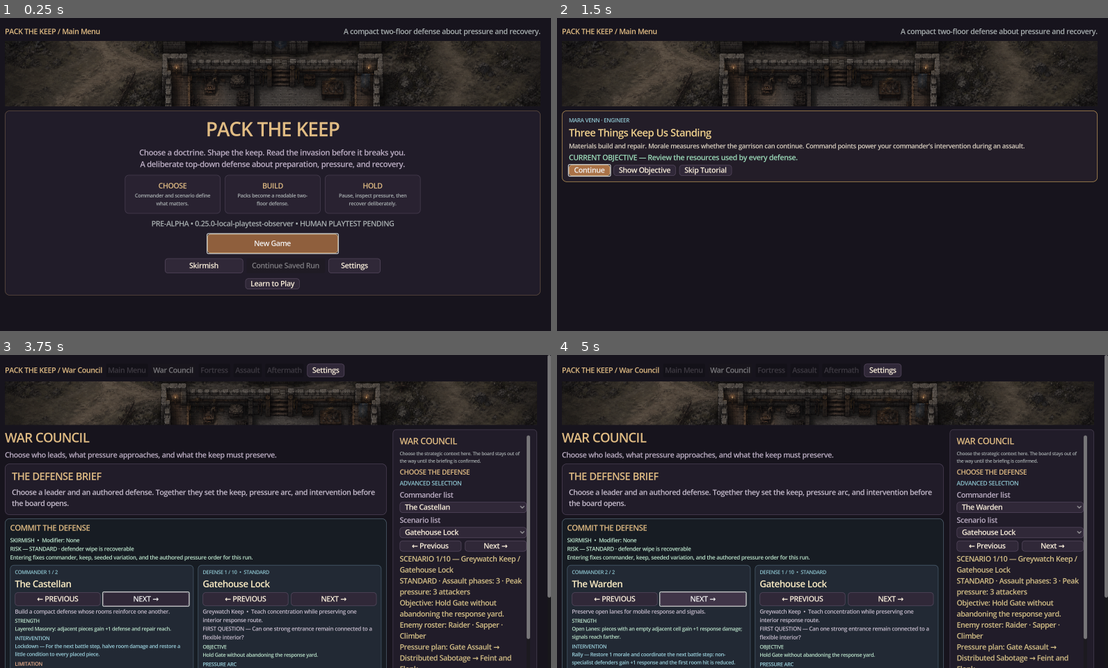
Above: before the commit, frames 1-4 (two rows, left to right).
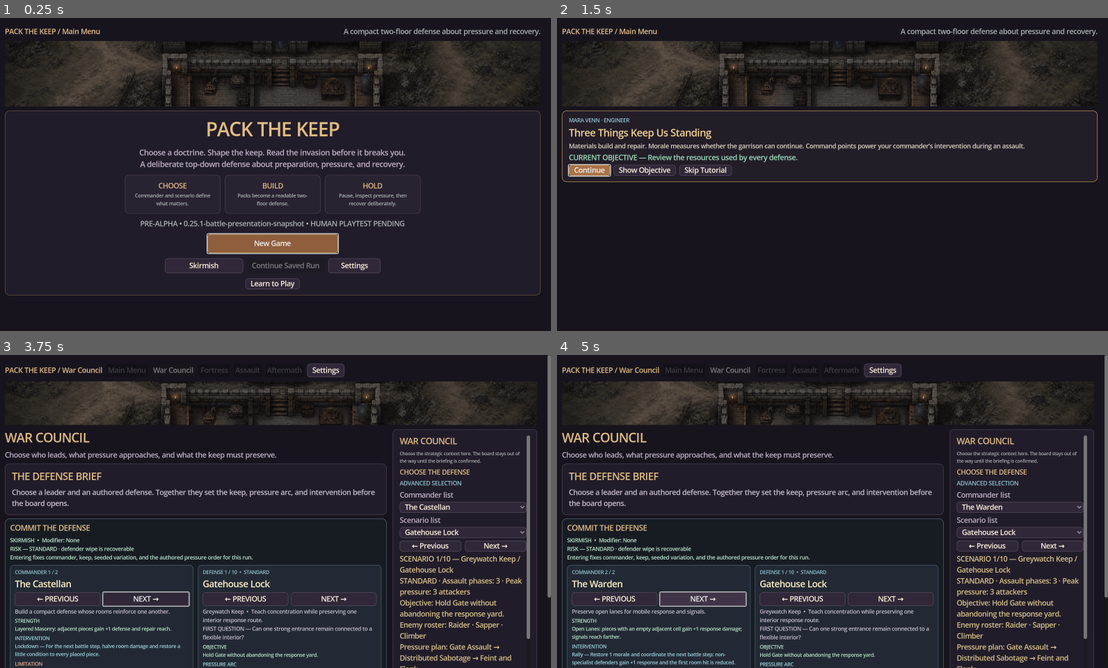
Above: after the commit, the same moments.

Repository: raphaelroshan/pack-the-keep
Game: Godot game, scene res://scenes/Main.tscn
The game is run twice, just before and just after one commit, with the same random seed, the same clock (stepped at 60 frames per second) and the same inputs.
Inputs:
- Up to frame 1 (0.25 s): no input
- Up to frame 2 (1.5 s): click "New Game" at 0.5 s; click "Continue" at 1.25 s
- Up to frame 3 (3.75 s): click "Continue" at 2 s; click "Show Objective" at 2.75 s; click "Skip Tutorial" at 3.5 s
- Up to frame 4 (5 s): click "NEXT →" at 4.25 s

The runs differ from the first frame. In frame 1, 0.6% of the frame differs, in the area x 25-74%, y 64-68%; in frame 2, nothing differs; in frame 3, less than 0.1%; in frame 4, less than 0.1%.

Commit message:
refactor: snapshot battle presentation

Diff:
--- a/content/content_manifest.json
+++ b/content/content_manifest.json
@@ -1,7 +1,7 @@
 {
   "schema_version": 1,
   "game_id": "pack-the-keep",
-  "content_version": "0.25.0",
+  "content_version": "0.25.1",
   "p4_vertical_slice": {
     "status": "implemented",
     "scorecard": "each_resolved_wave_records_doctrine_outcome_damage_defeated_enemies_and_recovery_actions",
@@ -523,6 +523,14 @@
     "authority": "presentation_observation_only_no_run_save_or_simulation_fields",
     "evidence": ["design/p43_local_playtest_observation.md", "docs/p43_local_playtest_observation_verification.md", "tests/test_p43_local_playtest_observer.gd", "tools/capture_vertical_slice.gd"],
     "next_slice": "p44_presentation_snapshot_boundary"
+  },
+  "p44_presentation_snapshot_boundary": {
+    "status": "implemented",
+    "scope": "battle_command_rail_and_response_preview",
+    "read_model": ["battle_state", "time_commands", "ability_availability", "focused_threat", "response_projection"],
+    "authority": "read_only_projection_over_pack_keep_state",
+    "evidence": ["design/p44_battle_presentation_snapshot.md", "docs/p44_battle_presentation_snapshot_verification.md", "tests/test_p44_battle_presentation_snapshot.gd"],
+    "next_slice": "p45_presentation_audit_mode"
   },
   "campaign": {
     "title": "The Bell at Dusk",
--- a/content/gameplay_framework.json
+++ b/content/gameplay_framework.json
@@ -1,7 +1,7 @@
 {
   "schema_version": 1,
   "game_id": "pack-the-keep",
-  "framework_version": "0.25.0-local-playtest-observer",
+  "framework_version": "0.25.1-battle-presentation-snapshot",
   "design_promise": "Choose a commander, open a coherent pack, arrange a readable keep, and adapt when a forecasted invasion tests the doctrine you chose.",
   "p0_alpha_foundation": {
     "status": "implemented",
@@ -1810,6 +1810,13 @@
     "capture": "stable_1600x900_nine_screen_graphical_harness",
     "privacy_rule": "no_identifiers_network_upload_or_human_evidence_claims"
   },
+  "battle_presentation_snapshot": {
+    "status": "implemented",
+    "read_model": ["phase_state", "pause_action", "manual_step_availability", "speed", "commander_ability", "focused_threat", "response_preview"],
+    "consumer": "battle_command_rail",
+    "compatibility": "existing_refresh_helpers_delegate_to_snapshot_renderer",
+    "determinism_rule": "snapshot_build_is_repeatable_and_does_not_mutate_pack_keep_state"
+  },
   "unit_availability": {
     "status": "vertical_slice",
     "starter_pieces": [
--- a/content/p12_alpha_checklist.json
+++ b/content/p12_alpha_checklist.json
@@ -1,6 +1,6 @@
 {
   "schema_version": 1,
-  "build_version": "0.25.0-local-playtest-observer",
+  "build_version": "0.25.1-battle-presentation-snapshot",
   "status": "candidate",
   "checks": [
     {"id": "windows_launch", "status": "implemented", "evidence": ["tests/test_release_identity.py", "tools/run_packaged_smoke.py", ".github/workflows/ci.yml"]},
--- a/content/p16_playtest_protocol.json
+++ b/content/p16_playtest_protocol.json
@@ -1,6 +1,6 @@
 {
   "schema_version": 1,
-  "build_version": "0.25.0-local-playtest-observer",
+  "build_version": "0.25.1-battle-presentation-snapshot",
   "status": "ready_for_human_sessions",
   "release_ready": false,
   "minimum_completed_sessions": 4,
--- a/project.godot
+++ b/project.godot
@@ -6,7 +6,7 @@
 
 [application]
 config/name="Pack the Keep"
-config/version="0.25.0-local-playtest-observer"
+config/version="0.25.1-battle-presentation-snapshot"
 run/main_scene="res://scenes/Main.tscn"
 config/features=PackedStringArray("4.3", "GL Compatibility")
 boot_splash/bg_color=Color(0.045, 0.04, 0.055, 1)
--- /dev/null
+++ b/src/ui/battle_presentation_snapshot.gd
@@ -0,0 +1,80 @@
+class_name BattlePresentationSnapshot
+extends RefCounted
+
+static func build(keep: Object, battle_paused: bool, assault_ready_reason: String, focused_enemy_index: int, battle_speed: float) -> Dictionary:
+	if keep == null:
+		return {}
+	var phase_text: String = "PHASE %d/%d  •  TICK %d" % [keep.wave_index, maxi(1, keep.authored_wave_count()), keep.battle_step]
+	var state_text: String
+	if not keep.wave_active:
+		state_text = "BATTLE STATE — NO ACTIVE ASSAULT\nPrepare the defense or review the resolved outcome."
+	elif not assault_ready_reason.is_empty():
+		state_text = "BATTLE STATE — %s  •  PAUSED\nRead first contact, then sound the bell when the defense is understood." % phase_text
+	elif battle_paused:
+		state_text = "BATTLE STATE — %s  •  PAUSED\nInspect targets and timing before resuming the real-time assault." % phase_text
+	else:
+		state_text = "BATTLE STATE — %s  •  LIVE %.1fx\nWatch health, projectiles, and target lines; pause whenever the answer is unclear." % [phase_text, battle_speed]
+
+	var commander: Dictionary = keep.commander_definition(keep.commander_id)
+	var ability_spent: bool = bool(keep.lockdown_used) if keep.commander_id == "castellan" else bool(keep.rally_used)
+	var ability_ready: bool = keep.wave_active and keep.command_points > 0 and not ability_spent
+	var ability_status: String = "READY" if ability_ready else "SPENT" if ability_spent else "UNAVAILABLE"
+	var active_focus: bool = focused_enemy_index >= 0 and focused_enemy_index < keep.enemies.size() and not bool(keep.enemies[focused_enemy_index].get("defeated", false))
+	var focus_name: String = ""
+	if active_focus:
+		var focus_enemy_id: String = String(keep.enemies[focused_enemy_index].get("enemy_id", ""))
+		focus_name = String(keep.enemy_definition(focus_enemy_id).get("name", focus_enemy_id.replace("_", " ").capitalize()))
+
+	return {
+		"phase": keep.wave_index,
+		"phase_count": maxi(1, keep.authored_wave_count()),
+		"tick": keep.battle_step,
+		"paused": battle_paused,
+		"ready": not assault_ready_reason.is_empty(),
+		"speed": battle_speed,
+		"state_text": state_text,
+		"pause_text": "Sound the bell (Space)" if not assault_ready_reason.is_empty() else "Resume battle (Space)" if battle_paused else "Pause battle (Space)",
+		"manual_step_enabled": keep.wave_active and battle_paused and assault_ready_reason.is_empty(),
+		"speed_text": "Speed: %.1fx (1/2/3)" % battle_speed,
+		"ability": {
+			"name": String(commander.get("ability_name", "Ability")),
+			"commander": String(commander.get("name", keep.commander_id)).replace("The ", ""),
+			"tooltip": String(commander.get("ability_text", "Use once per assault phase.")),
+			"ready": ability_ready,
+			"status": ability_status,
+		},
+		"focus": {
+			"active": active_focus,
+			"index": focused_enemy_index,
+			"name": focus_name,
+			"button_text": "Inspect focused threat — %s" % focus_name if active_focus else "Inspect focused threat",
+		},
+		"response_text": _response_text(keep, focused_enemy_index, battle_paused),
+	}
+
+static func _response_text(keep: Object, focused_enemy_index: int, battle_paused: bool) -> String:
+	if focused_enemy_index < 0 or focused_enemy_index >= keep.enemies.size() or bool(keep.enemies[focused_enemy_index].get("defeated", false)):
+		return "RESPONSE — Select an active enemy on the map or press Tab. Tactical controls contain the fallback list."
+	var inspection: Dictionary = keep.inspect_enemy(focused_enemy_index)
+	var ability_name: String = String(keep.commander_definition(keep.commander_id).get("ability_name", "Ability"))
+	var ability_state: String = "available" if keep.command_points > 0 and not bool(keep.lockdown_used if keep.commander_id == "castellan" else keep.rally_used) else "spent or unavailable"
+	var timing_text: String = "PAUSED PREVIEW — commit when ready" if battle_paused else "RUNNING — pause to inspect before committing"
+	var target_text: String = String(keep.enemy_target_readout(focused_enemy_index).get("summary", "Approaching"))
+	var counter_id: String = String(inspection.get("counter", ""))
+	var counter_name: String = String(keep.piece_definition(counter_id).get("name", counter_id.replace("_", " ").capitalize())) if not counter_id.is_empty() else "Read the forecast"
+	var response: Dictionary = keep.defender_response_preview(focused_enemy_index)
+	var strike_timing: Dictionary = keep.enemy_attack_timing(focused_enemy_index)
+	var strike_text: String = "STRIKE: cadence unavailable"
+	if bool(strike_timing.get("ok", false)):
+		var interval: int = int(strike_timing.get("attack_interval", 1))
+		if bool(strike_timing.get("within_wave", true)):
+			strike_text = "STRIKE: every %d tick%s · next T%d" % [interval, "" if interval == 1 else "s", int(strike_timing.get("next_attack_step", 0))]
+		else:
+			strike_text = "STRIKE: cadence complete for this assault phase"
+	var attacker_names: Array[String] = []
+	for attacker in response.get("attackers", []):
+		attacker_names.append("%s (%d)" % [String(attacker.get("name", "Defender")), int(attacker.get("damage", 0))])
+	var engagement_text: String = "NEXT STEP: no ready defender commits to this target"
+	if not attacker_names.is_empty():
+		engagement_text = "NEXT STEP: %s → %d damage · projected %d hp" % [", ".join(attacker_names), int(response.get("expected_damage", 0)), int(response.get("projected_health", 0))]
+	return "RESPONSE — FOCUSED %d: %s\n%s\nTHREAT: %s | TARGET: %s | %s\n%s\n%s\nCOUNTERS: %s\n%s: %s (%d command)" % [focused_enemy_index + 1, String(inspection.get("name", "enemy")), timing_text, String(inspection.get("doctrine", "approaching")).replace("_", " ").to_upper(), target_text, String(response.get("contact_state", "APPROACH")), strike_text, engagement_text, counter_name, ability_name, ability_state, keep.command_points]
--- a/src/ui/main.gd
+++ b/src/ui/main.gd
@@ -11,6 +11,7 @@
 const PackOfferPanelView = preload("res://src/ui/pack_offer_panel.gd")
 const InspectionPanelView = preload("res://src/ui/inspection_panel.gd")
 const LocalPlaytestObserverView = preload("res://src/ui/local_playtest_observer.gd")
+const BattlePresentationSnapshotView = preload("res://src/ui/battle_presentation_snapshot.gd")
 
 const PackKeepState = preload("res://src/core/keep_state.gd")
 const PackagedSmoke = preload("res://src/platform/packaged_smoke.gd")
@@ -141,6 +142,7 @@
 var inspect_enemy_button: Button
 var battle_tactical_button: Button
 var battle_tactical_panel: VBoxContainer
+var battle_presentation_snapshot: Dictionary = {}
 var mute_button: Button
 var contrast_button: Button
 var reduced_motion_button: Button
@@ -2635,61 +2637,27 @@
 		_cycle_enemy_focus(1)
 
 func _refresh_battle_command_hierarchy() -> void:
-	if battle_state_label == null or inspect_enemy_button == null:
-		return
-	var phase_text: String = "PHASE %d/%d  •  TICK %d" % [keep.wave_index, maxi(1, keep.authored_wave_count()), keep.battle_step]
-	if not keep.wave_active:
-		battle_state_label.text = "BATTLE STATE — NO ACTIVE ASSAULT\nPrepare the defense or review the resolved outcome."
-	elif not assault_ready_reason.is_empty():
-		battle_state_label.text = "BATTLE STATE — %s  •  PAUSED\nRead first contact, then sound the bell when the defense is understood." % phase_text
-	elif battle_paused:
-		battle_state_label.text = "BATTLE STATE — %s  •  PAUSED\nInspect targets and timing before resuming the real-time assault." % phase_text
-	else:
-		battle_state_label.text = "BATTLE STATE — %s  •  LIVE %.1fx\nWatch health, projectiles, and target lines; pause whenever the answer is unclear." % [phase_text, _battle_speed()]
-
-	var active_focus: bool = focused_enemy_index >= 0 and focused_enemy_index < keep.enemies.size() and not bool(keep.enemies[focused_enemy_index].get("defeated", false))
-	inspect_enemy_button.disabled = not keep.wave_active or not active_focus
-	if active_focus:
-		var enemy_id: String = String(keep.enemies[focused_enemy_index].get("enemy_id", ""))
-		var enemy_name: String = String(keep.enemy_definition(enemy_id).get("name", enemy_id.replace("_", " ").capitalize()))
-		inspect_enemy_button.text = "Inspect focused threat — %s" % enemy_name
-	else:
-		inspect_enemy_button.text = "Inspect focused threat"
-
-	var ability_spent: bool = bool(keep.lockdown_used) if keep.commander_id == "castellan" else bool(keep.rally_used)
-	var ability_ready: bool = keep.wave_active and keep.command_points > 0 and not ability_spent
-	commander_ability_button.disabled = not ability_ready
-	commander_ability_button.text += " — %s" % ("READY" if ability_ready else "SPENT" if ability_spent else "UNAVAILABLE")
+	_refresh_battle_presentation()
 
 func _refresh_response_preview() -> void:
-	if response_preview_label == null:
-		return
-	if focused_enemy_index < 0 or focused_enemy_index >= keep.enemies.size() or bool(keep.enemies[focused_enemy_index].get("defeated", false)):
-		response_preview_label.text = "RESPONSE — Select an active enemy on the map or press Tab. The dropdown remains a fallback."
-		return
-	var inspection: Dictionary = keep.inspect_enemy(focused_enemy_index)
-	var ability_name: String = String(keep.commander_definition(keep.commander_id).get("ability_name", "Ability"))
-	var ability_state: String = "available" if keep.command_points > 0 and not bool(keep.lockdown_used if keep.commander_id == "castellan" else keep.rally_used) else "spent or unavailable"
-	var timing_text: String = "PAUSED PREVIEW — commit when ready" if battle_paused else "RUNNING — pause to inspect before committing"
-	var target_text: String = String(keep.enemy_target_readout(focused_enemy_index).get("summary", "Approaching"))
-	var counter_id: String = String(inspection.get("counter", ""))
-	var counter_name: String = String(keep.piece_definition(counter_id).get("name", counter_id.replace("_", " ").capitalize())) if not counter_id.is_empty() else "Read the forecast"
-	var response: Dictionary = keep.defender_response_preview(focused_enemy_index)
-	var strike_timing: Dictionary = keep.enemy_attack_timing(focused_enemy_index)
-	var strike_text: String = "STRIKE: cadence unavailable"
-	if bool(strike_timing.get("ok", false)):
-		var interval: int = int(strike_timing.get("attack_interval", 1))
-		if bool(strike_timing.get("within_wave", true)):
-			strike_text = "STRIKE: every %d tick%s · next T%d" % [interval, "" if interval == 1 else "s", int(strike_timing.get("next_attack_step", 0))]
-		else:
-			strike_text = "STRIKE: cadence complete for this assault phase"
-	var attacker_names: Array[String] = []
-	for attacker in response.get("attackers", []):
-		attacker_names.append("%s (%d)" % [String(attacker.get("name", "Defender")), int(attacker.get("damage", 0))])
-	var engagement_text: String = "NEXT STEP: no ready defender commits to this target"
-	if not attacker_names.is_empty():
-		engagement_text = "NEXT STEP: %s → %d damage · projected %d hp" % [", ".join(attacker_names), int(response.get("expected_damage", 0)), int(response.get("projected_health", 0))]
-	response_preview_label.text = "RESPONSE — FOCUSED %d: %s\n%s\nTHREAT: %s | TARGET: %s | %s\n%s\n%s\nCOUNTERS: %s\n%s: %s (%d command)" % [focused_enemy_index + 1, String(inspection.get("name", "enemy")), timing_text, String(inspection.get("doctrine", "approaching")).replace("_", " ").to_upper(), target_text, String(response.get("contact_state", "APPROACH")), strike_text, engagement_text, counter_name, ability_name, ability_state, keep.command_points]
+	_refresh_battle_presentation()
+
+func _refresh_battle_presentation() -> void:
+	if battle_state_label == null or inspect_enemy_button == null or response_preview_label == null:
+		return
+	battle_presentation_snapshot = BattlePresentationSnapshotView.build(keep, battle_paused, assault_ready_reason, focused_enemy_index, _battle_speed())
+	battle_state_label.text = String(battle_presentation_snapshot.get("state_text", ""))
+	pause_button.text = String(battle_presentation_snapshot.get("pause_text", "Pause battle (Space)"))
+	manual_step_button.disabled = not bool(battle_presentation_snapshot.get("manual_step_enabled", false))
+	speed_button.text = String(battle_presentation_snapshot.get("speed_text", "Speed: 1.0x (1/2/3)"))
+	var ability: Dictionary = battle_presentation_snapshot.get("ability", {})
+	commander_ability_button.text = "%s (%s) — %s" % [String(ability.get("name", "Ability")), String(ability.get("commander", keep.commander_id)), String(ability.get("status", "UNAVAILABLE"))]
+	commander_ability_button.tooltip_text = String(ability.get("tooltip", "Use once per assault phase."))
+	commander_ability_button.disabled = not bool(ability.get("ready", false))
+	var focus: Dictionary = battle_presentation_snapshot.get("focus", {})
+	inspect_enemy_button.text = String(focus.get("button_text", "Inspect focused threat"))
+	inspect_enemy_button.disabled = not keep.wave_active or not bool(focus.get("active", false))
+	response_preview_label.text = String(battle_presentation_snapshot.get("response_text", ""))
 
 func _refresh_layout_lens() -> void:
 	if layout_lens_label == null:
@@ -3874,8 +3842,6 @@
 	commander_profile_label.text = "%s\nPassive: %s\nAbility: %s — %s\nLimitation: %s" % [String(commander.get("name", kee …(182 unchanged characters)…
 	commander_portrait.modulate = Color("#9fb9c3") if keep.commander_id == "warden" else Color.WHITE
 	commander_portrait.tooltip_text = "The Warden — Open Lanes and Rally" if keep.commander_id == "warden" else "The Castellan — Layered Masonry and Lockdown"
-	commander_ability_button.text = "%s (%s)" % [String(commander.get("ability_name", "Ability")), String(commander.get("name", keep.commander_id)).replace("The ", "")]
-	commander_ability_button.tooltip_text = String(commander.get("ability_text", "Use once per assault phase."))
 	var forecast: Dictionary = keep.forecast()
 	forecast_label.text = "INVASION FORECAST — %s\nLikely target: %s  •  Uncertainty: %s  •  Scout detail: %s" % [String(f …(215 unchanged characters)…
 	if bool(forecast.get("signal_disrupted", false)):
@@ -3972,9 +3938,6 @@
 	recent.reverse()
 	log_label.text = "COMBAT EVENT FEED — newest %d, newest first\n" % _event_feed_retention() + ("\n".join(recent) if not recent.is_empty() else "No assault has started. This feed will name the forecast, response, target, damage, and recovery.")
 
-	pause_button.text = "Sound the bell (Space)" if not assault_ready_reason.is_empty() else "Resume battle (Space)" if battle_paused else "Pause battle (Space)"
-	manual_step_button.disabled = not keep.wave_active or not battle_paused or not assault_ready_reason.is_empty()
-	speed_button.text = "Speed: %.1fx (1/2/3)" % _battle_speed()
 	battle_tactical_button.text = "Hide tactical controls" if battle_tactical_panel.visible else "Show tactical controls"
 	mute_button.text = "Feedback tones: OFF" if audio_muted else "Feedback tones: ON"
 	contrast_button.text = "High-contrast cues: ON" if high_contrast else "High-contrast cues: OFF"
@@ -3991,8 +3954,7 @@
 	var observation_snapshot: Dictionary = local_playtest_observer.snapshot()
 	local_metrics_status_label.text = "SESSION ONLY • LOCAL • NEVER UPLOADED\n%d screen(s) timed • %d pause(s) • %d threat focus action(s)" % [observation_snapshot.screen_durations_seconds.size(), int(observation_snapshot.pause_count), int(observation_snapshot.focus_count)]
 	_refresh_binding_controls()
-	_refresh_battle_command_hierarchy()
-	_refresh_response_preview()
+	_refresh_battle_presentation()
 	_refresh_layout_lens()
 	_refresh_preparation_brief()
 	_refresh_recovery_brief()
--- a/tests/test_p43_local_playtest_observer.gd
+++ b/tests/test_p43_local_playtest_observer.gd
@@ -57,7 +57,7 @@
 	if FileAccess.file_exists(ui.local_metrics_path):
 		var exported: Variant = JSON.parse_string(FileAccess.get_file_as_string(ui.local_metrics_path))
 		_check(exported is Dictionary and bool(exported.get("local_only", false)) and not bool(exported.get("human_evidence", true)), "export should retain privacy and evidence-boundary markers")
-		_check(String(exported.get("context", {}).get("build_version", "")).contains("local-playtest-observer"), "export should identify the exact build")
+		_check(String(exported.get("context", {}).get("build_version", "")) == String(ProjectSettings.get_setting("application/config/version", "unknown")), "export should identify the exact build")
 		DirAccess.open("user://").remove(ui.local_metrics_path.get_file())
 
 	ui.queue_free()
--- /dev/null
+++ b/tests/test_p44_battle_presentation_snapshot.gd
@@ -0,0 +1,54 @@
+extends SceneTree
+
+const Snapshot = preload("res://src/ui/battle_presentation_snapshot.gd")
+
+var failures: Array[String] = []
+
+func _check(condition: bool, message: String) -> void:
+	if not condition:
+		failures.append(message)
+
+func _initialize() -> void:
+	var ui: Control = load("res://scenes/Main.tscn").instantiate()
+	root.add_child(ui)
+	await process_frame
+	await process_frame
+	ui.preferences_persistence_enabled = false
+	ui.display_application_enabled = false
+	ui._on_start_quick_playtest()
+	ui._on_confirm_setup()
+	ui._on_start_wave()
+	await process_frame
+
+	var before: String = JSON.stringify(ui.keep.serialize())
+	var first: Dictionary = Snapshot.build(ui.keep, ui.battle_paused, ui.assault_ready_reason, ui.focused_enemy_index, ui._battle_speed())
+	var second: Dictionary = Snapshot.build(ui.keep, ui.battle_paused, ui.assault_ready_reason, ui.focused_enemy_index, ui._battle_speed())
+	_check(JSON.stringify(first) == JSON.stringify(second), "same battle state should produce the same presentation snapshot")
+	_check(JSON.stringify(ui.keep.serialize()) == before, "snapshot construction should not mutate authoritative battle state")
+	_check(first.ready and first.paused and not first.manual_step_enabled, "tick-zero readiness should project a paused state with manual step blocked")
+	_check(String(first.pause_text).contains("Sound the bell") and String(first.state_text).contains("PHASE 1/3"), "snapshot should expose the current primary action and phase")
+	_check(bool(first.focus.active) and String(first.focus.name).contains("Raider"), "snapshot should expose the focused threat identity")
+	_check(String(first.response_text).contains("TARGET") and String(first.response_text).contains("Pike Squad"), "snapshot should include target and counter response evidence")
+	_check(bool(first.ability.ready) and String(first.ability.status) == "READY", "snapshot should expose commander intervention availability")
+
+	ui._refresh_battle_presentation()
+	_check(String(ui.battle_state_label.text) == String(first.state_text), "battle state control should render directly from the snapshot")
+	_check(String(ui.response_preview_label.text) == String(first.response_text), "response control should render directly from the snapshot")
+	_check(String(ui.commander_ability_button.text).contains(String(first.ability.status)), "commander control should render snapshot availability")
+
+	var no_focus: Dictionary = Snapshot.build(ui.keep, true, ui.assault_ready_reason, -1, 1.0)
+	_check(not bool(no_focus.focus.active) and String(no_focus.response_text).contains("fallback list"), "no-focus state should provide a clear map-first fallback instruction")
+	ui._toggle_battle_pause()
+	var live: Dictionary = Snapshot.build(ui.keep, ui.battle_paused, ui.assault_ready_reason, ui.focused_enemy_index, ui._battle_speed())
+	_check(not live.paused and not live.ready and String(live.state_text).contains("LIVE 1.0x"), "sounding the bell should project live state without advancing a combat tick")
+	_check(JSON.stringify(ui.keep.serialize()) == before, "presentation pause/readiness changes should not alter serialized keep state")
+
+	ui.queue_free()
+	await process_frame
+	if failures.is_empty():
+		print("P44 battle presentation snapshot: PASS")
+		quit(0)
+	else:
+		for failure in failures:
+			push_error(failure)
+		quit(1)
--- a/tools/ci_manifest.json
+++ b/tools/ci_manifest.json
@@ -1,7 +1,7 @@
 {
   "slug": "pack-the-keep",
   "display_name": "Pack the Keep",
-  "build_version": "0.25.0-local-playtest-observer",
+  "build_version": "0.25.1-battle-presentation-snapshot",
   "godot_test": "res://tests/test_keep_state.gd",
   "primary_repo": "raphaelroshan/pack-the-keep",
   "release_platforms": ["steam", "epic-games-store"],
Not shown, changed: README.md
Not shown, added: design/p44_battle_presentation_snapshot.md
Not shown, changed: docs/agent_feeding_guide.md
Not shown, changed: docs/agent_handoff_roadmap.md
Not shown, changed: docs/decision_log.md
Not shown, changed: docs/game_quality_transformation_plan.md
Not shown, changed: docs/internal_test_release.md
Not shown, added: docs/p44_battle_presentation_snapshot_verification.md
Not shown, changed: scripts/verify.sh
